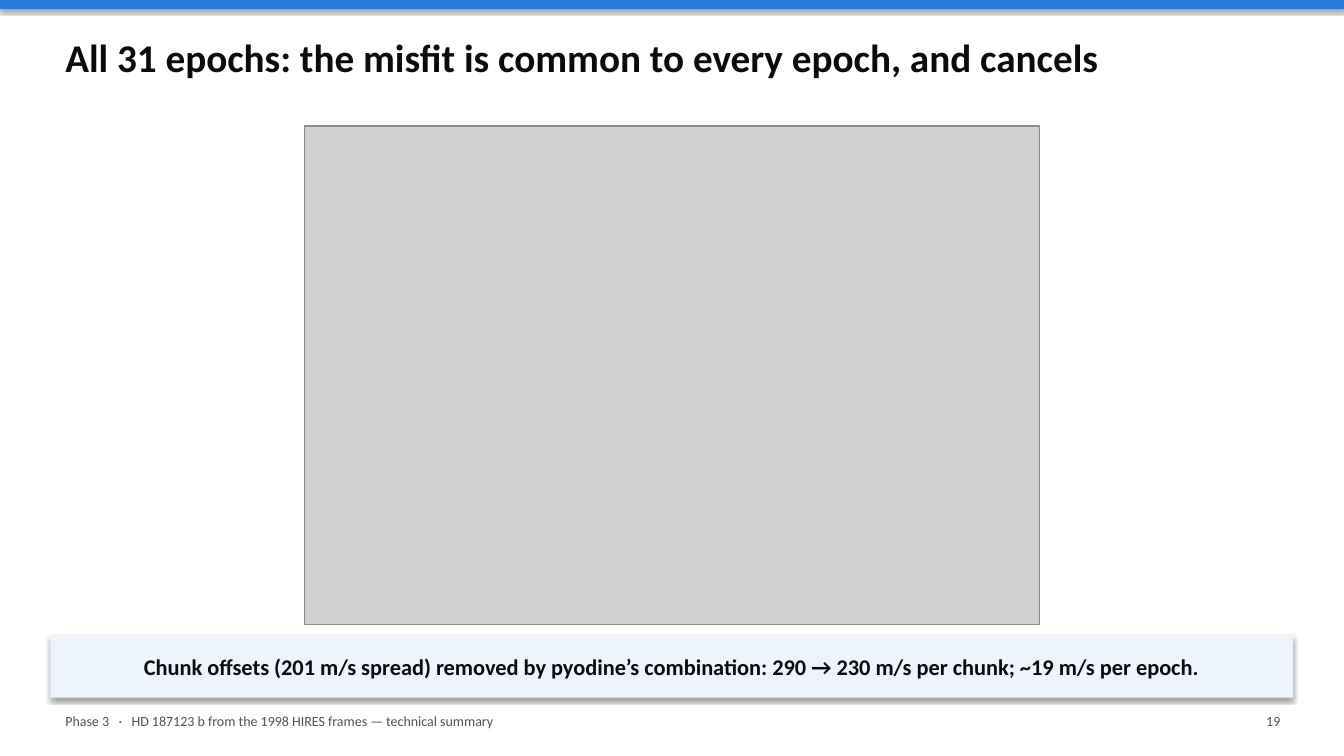
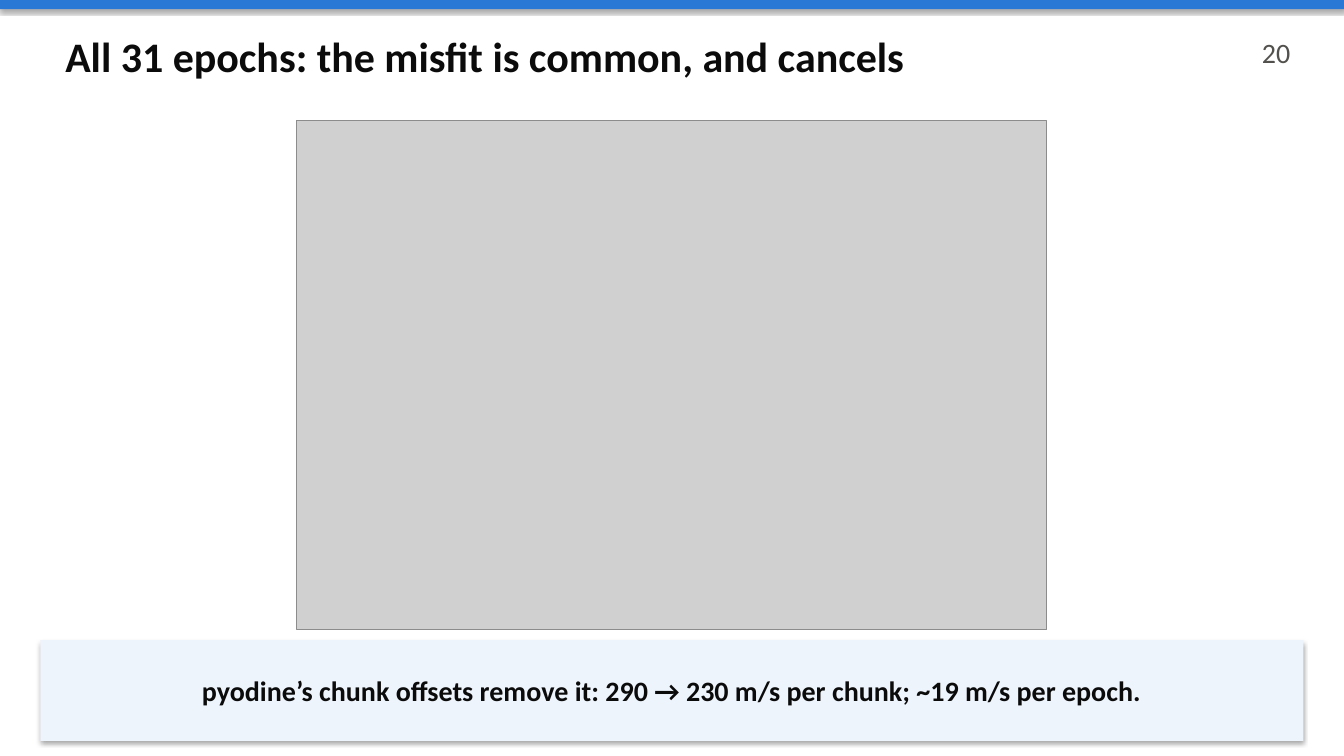
Before and after one commit to pypeit/first-hires-exoplanet, a slide deck: slide 20 of docs/slides/technical_summary.pptx (slide 19 before the commit). Drawn at 1344x756 pixels with LibreOffice and Linux fonts; fonts in the diff are those of the drawing; grey boxes stand for pictures. Boxes give left, top, right and bottom in pixels: in the first picture for what was removed or moved away, otherwise in the second. Text is boxed around its words. In the diff, an @@ line names an element or a change of style, - is before the commit and + after.

```diff
--- a/docs/slides/technical_summary.pptx
+++ b/docs/slides/technical_summary.pptx
@@ text at (65, 42, 904, 79): text changed; size 28 to 30 pt @@
-All 31 epochs: the misfit is common to every epoch, and cancels
+All 31 epochs: the misfit is common, and cancels
@@ text added at (1262, 45, 1290, 63), 20 pt, text #52514E @@
+20
@@ picture: place and size @@
-picture at (304, 126, 1040, 625)
+picture at (296, 121, 1047, 630)
@@ rectangle "pyodine’s chunk offsets remove it: ...": place and size @@
-rectangle "pyodine’s chunk offsets remove it: ..." at (50, 635, 1294, 698)
+rectangle "pyodine’s chunk offsets remove it: ..." at (40, 640, 1304, 741)
@@ text in rectangle at (202, 680, 1141, 706): text changed; size 16 to 20 pt @@
-Chunk offsets (201 m/s spread) removed by pyodine’s combination: 290 → 230 m/s per chunk; ~19 m/s per epoch.
+pyodine’s chunk offsets remove it: 290 → 230 m/s per chunk; ~19 m/s per epoch.
@@ text removed at (65, 716, 493, 728) @@
-Phase 3 · HD 187123 b from the 1998 HIRES frames — technical summary
@@ text removed at (1266, 717, 1280, 726) @@
-19
```
Also in this commit, not shown: 26 other slides changed, 3 slides added, 1 slide removed, 2 other files.
